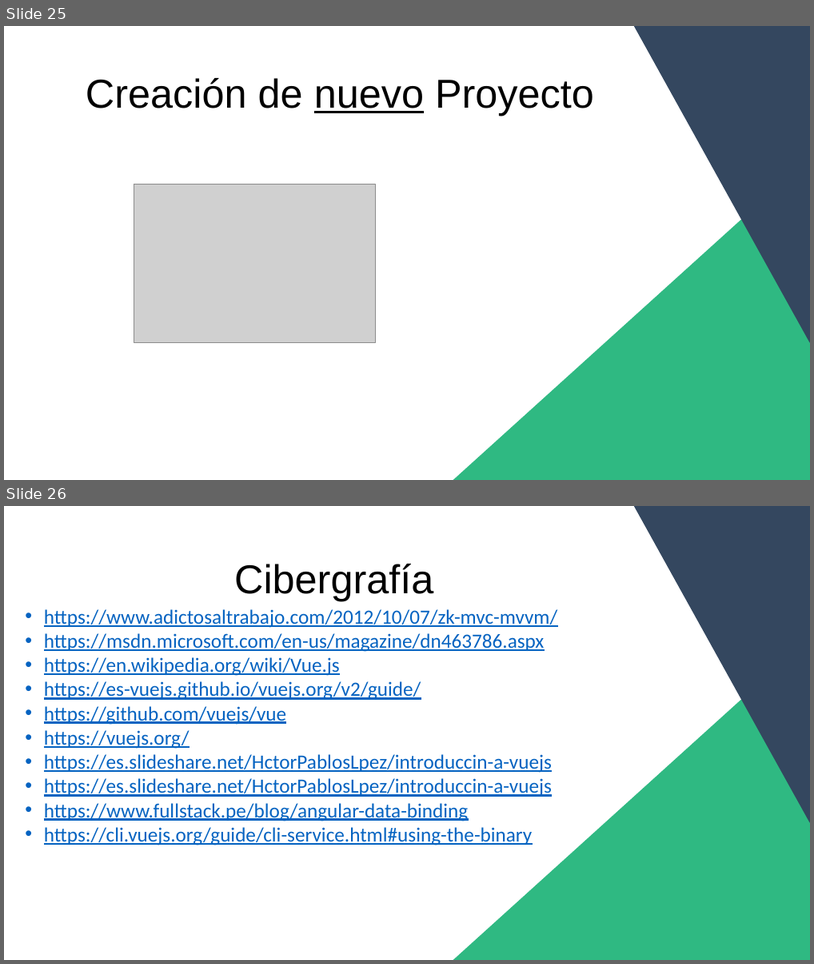
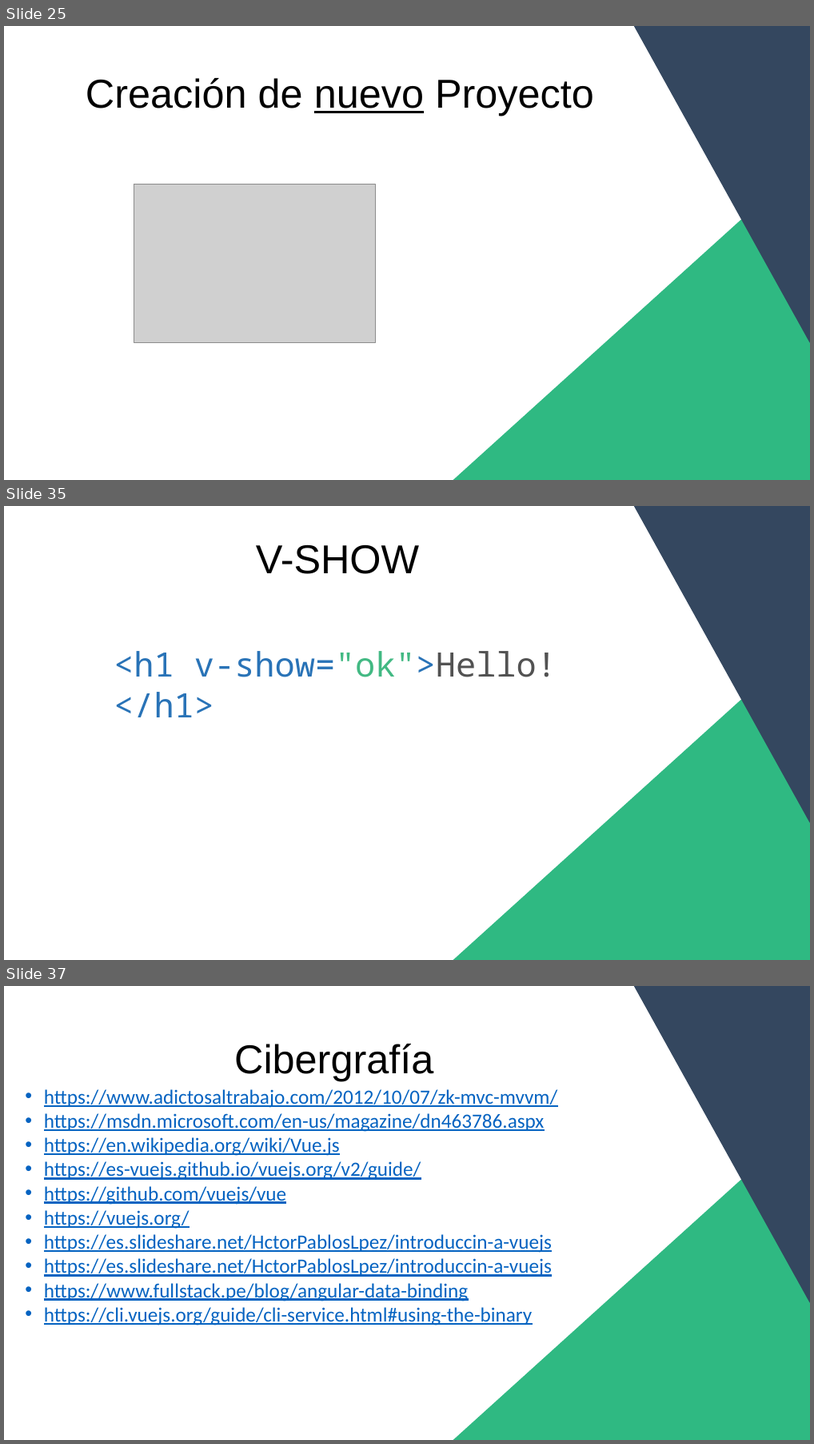
Before and after one commit to jairGomezRod/CursoVueITCancun, a slide deck: PresentaciónVue.pptx. Shown one above the other, each under a label of ours: slides 25 and 26 before the commit, slides 25, 35 and 37 after it; the slides between them are not shown. The pictures are 814x964 and 814x1444 pixels, drawn with LibreOffice and Linux fonts; fonts in the diff are those of the drawing; grey boxes stand for pictures. Boxes give left, top, right and bottom in pixels: in the first picture for what was removed or moved away, otherwise in the second. Text is boxed around its words. In the diff, an @@ line names an element or a change of style, - is before the commit and + after.

```diff
--- a/PresentaciónVue.pptx
+++ b/PresentaciónVue.pptx
@@ slide 35 added at [4, 506, 810, 960], background #FFFFFF @@
@@ triangle added at [635, 506, 810, 822], fill #34475F, outline #34475F 1 pt @@
@@ text added at [256, 545, 419, 574], 48 pt, text #000000 @@
+V-SHOW
@@ triangle added at [454, 638, 810, 960], fill #2FB982, outline #2FB982 1 pt @@
@@ text added at [114, 651, 557, 717], 40 pt, text #2973B7 @@
+<h1 v-show="ok">Hello!</h1>
@@ what was slide 26 is now slide 37 @@
```
Also in this commit, not shown: 10 other slides added, 1 other file.
